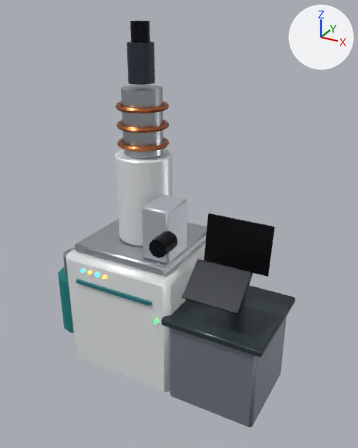
One commit to the glTF model godot/models/microscope/microscope_electron_microscope.glb: the scene before it, then after it.
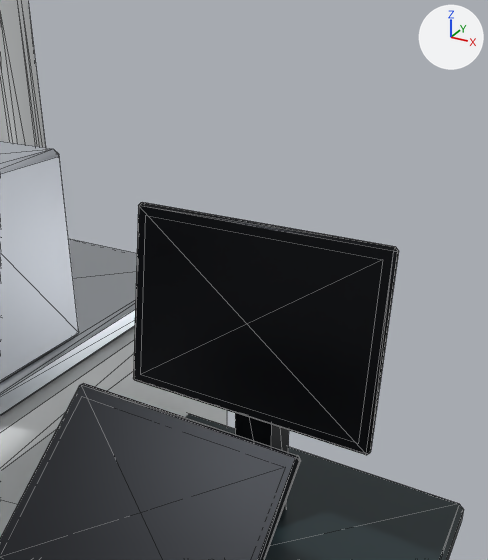
Each version appears first whole from a 50 mm lens placed at (1.463, -2.254, 2.047), pointed at (0.216, 0.012, 0.914), and next in a close-up from a 50 mm lens placed at (0.981, -0.75, 1.313), pointed at (0.601, -0.059, 0.967). The lights are fixed; the arrows at upper right show +X, +Y and +Z. The older version's two pictures come first. The close-ups show mesh edges as thin lines. Vertices at exactly the same position are counted once.

Objects in the first close-up: 'microscope_electron_microscope'.
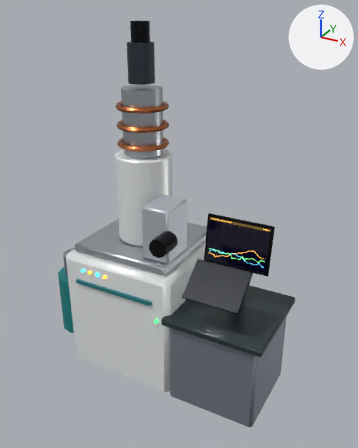
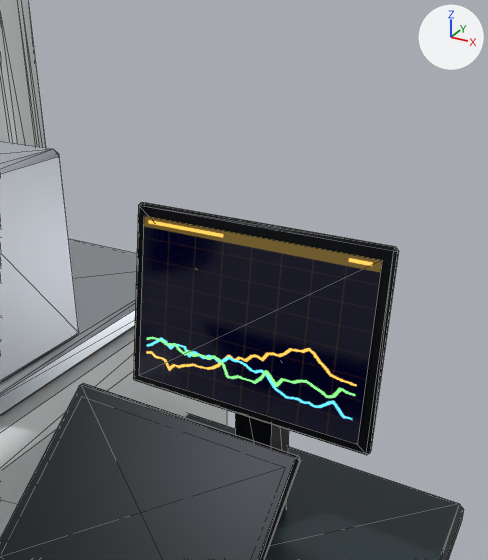
Location of each change, (x1, y1, x2, y2) in pixels of the close-ups (488 x 560 px):
```json
{"part": 1, "of": "me_body", "change": "recoloured", "after": [139, 216, 382, 445]}
```

The change, as JSON lines over the scene's bpy script:
```json
{"op": "add", "block": "img_lissajous", "code": ["img_lissajous = load_image('lissajous', '_unpacked/lissajous', 256, 256, 'sRGB')"]}
{"op": "add", "block": "img_graph_lines", "code": ["img_graph_lines = load_image('graph_lines', '_unpacked/graph_lines', 256, 256, 'sRGB')"]}
{"op": "add", "block": "mat_screen_lissajous", "code": ["mat_screen_lissajous = bpy.data.materials.new('screen_lissajous')", "# colours: black #000000", "# uses the picture img_lissajous"]}
{"op": "add", "block": "mat_screen_graph_lines", "code": ["mat_screen_graph_lines = bpy.data.materials.new('screen_graph_lines')", "# colours: black #000000", "# uses the picture img_graph_lines"]}
{"block": "me_body", "where": "me_body.from_pydata(...)  # 724 vertices, 1348 faces; spans x -0.69..0.88, y -0.38..0.35, z 0.0..1.98"}
{"block": "me_body", "where": "# used by ob_microscope_electron_microscope; location = (0.0, 0.0, 0.0)"}
{"block": "me_body", "change": "me_body part 1: 2 faces spanning x 0.43..0.77, y -0.07..-0.04, z 0.78..1.02 switch from mat_screen_diagnostic to mat_screen_graph_lines"}
{"op": "remove", "block": "me_body", "code": "me_body.materials.append(mat_screen_waveform)"}
{"op": "add", "block": "me_body", "code": "me_body.materials.append(mat_screen_lissajous)"}
```
